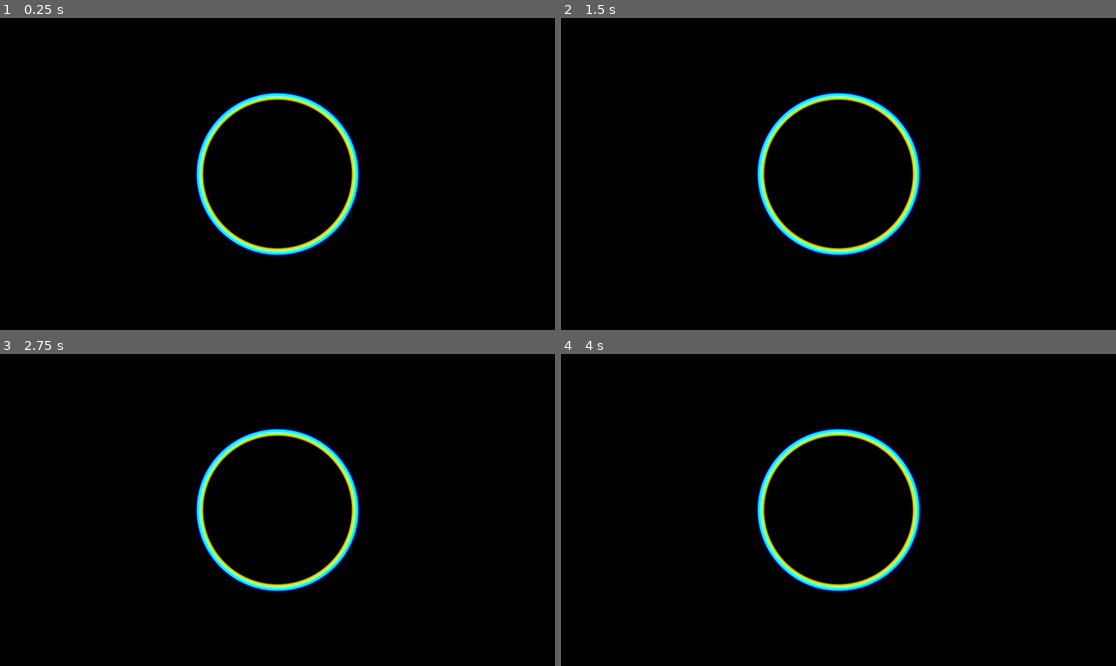
Above: before the commit, frames 1-4 (two rows, left to right).
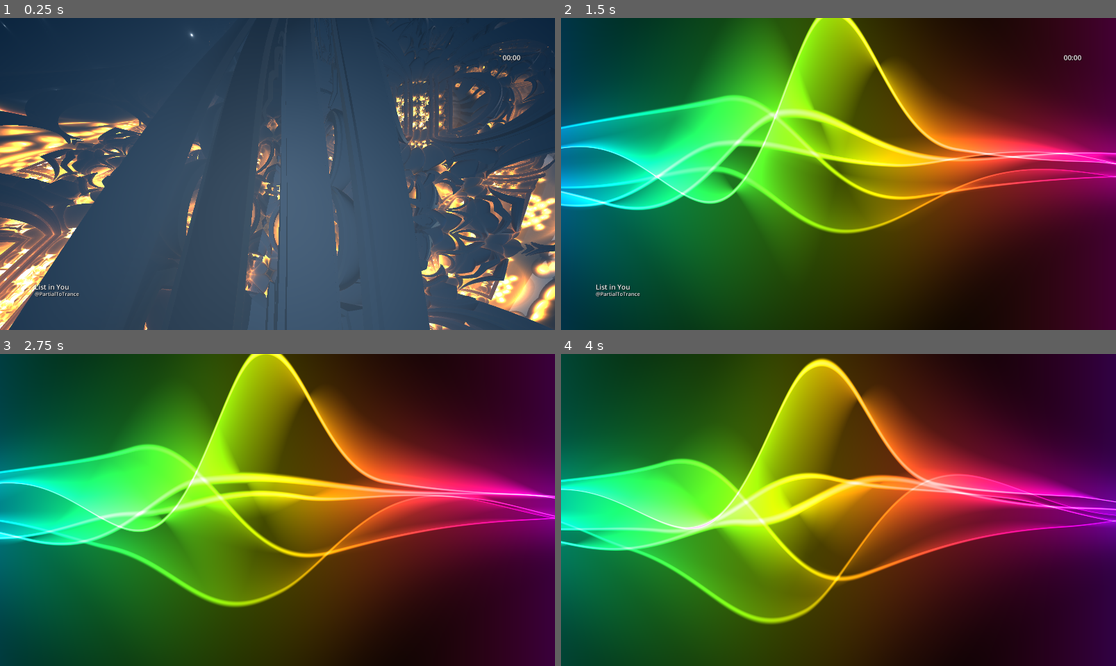
Above: after the commit, the same moments.

Repository: tribloom/audio-shader
Game: Godot game, scene res://scenes/AudioViz.tscn
The game is run twice, just before and just after one commit, with the same random seed, the same clock (stepped at 60 frames per second) and the same inputs. Sound files missing from this copy of the repository are replaced by a short silence.
Inputs (mouse positions are in pixels of both pictures, inside the frame that each line leads up to):
- Up to frame 1 (0.25 s): no input
- Up to frame 2 (1.5 s): tap Enter at 0.5 s; move the mouse to (960, 158) at 0.52 s; hold Right 0.53-1.28 s; tap P at 0.6 s; click (960, 158) at 0.67 s; tap Space at 0.77 s; move the mouse to (727, 189) at 1.27 s; hold S from 1.28 s (still down); tap C at 1.35 s
- Up to frame 3 (2.75 s): tap Space at 1.52 s; move the mouse to (333, 441) at 2.02 s; release S at 2.03 s; hold Right from 2.03 s (still down); tap O at 2.1 s
- Up to frame 4 (4 s): move the mouse to (810, 572) at 2.77 s; tap V at 2.85 s; click (810, 572) at 2.92 s; tap Space at 3.02, 3.77 s; move the mouse to (1005, 556) at 3.52 s; release Right at 3.53 s; hold Left from 3.53 s (still down); tap P at 3.6 s

The runs differ from the first frame. In frame 1, 100% of the frame differs, in the area x 0-100%, y 0-100%; in frame 2, 99%; in frame 3, 99%; in frame 4, 99%.
Error before the commit: Parse Error: Used space character for indentation instead of tab as used before in the file. (res://scripts/Visualizer.gd:297)

Commit message:
fixed spacing

Diff:
--- a/scripts/ExportRenderer.gd
+++ b/scripts/ExportRenderer.gd
@@ -34,27 +34,27 @@
 	var display_driver := DisplayServer.get_name()
 	var rendering_method := ""
 	var adapter := ""
-        var using_dummy_renderer := false
-        if Engine.has_singleton("RenderingServer"):
-                var rendering_server: Object = Engine.get_singleton("RenderingServer")
-                if rendering_server and rendering_server.has_method("get_rendering_method"):
-                        rendering_method = str(rendering_server.call("get_rendering_method"))
+	var using_dummy_renderer := false
+	if Engine.has_singleton("RenderingServer"):
+		var rendering_server: Object = Engine.get_singleton("RenderingServer")
+		if rendering_server and rendering_server.has_method("get_rendering_method"):
+			rendering_method = str(rendering_server.call("get_rendering_method"))
 		if rendering_server and rendering_server.has_method("get_rendering_device"):
 			var device: Object = rendering_server.call("get_rendering_device")
 			if device and device.has_method("get_device_name"):
 				adapter = str(device.call("get_device_name"))
 	if rendering_method == "":
 		rendering_method = str(ProjectSettings.get_setting("rendering/renderer/rendering_method", ""))
-        if rendering_method == "" or rendering_method == "dummy":
-                using_dummy_renderer = true
-        # Godot's headless display driver never emits frame_post_draw, so fall back to
-        # advancing the scene manually in that environment.
-        frame_post_draw_supported = display_driver != "headless"
-        print("[ExportRenderer] Display driver: %s | Rendering method: %s | Adapter: %s" % [display_driver, rendering_method, adapter])
-        if using_dummy_renderer:
-                var msg := "[ExportRenderer] No usable renderer detected (display driver: %s, rendering method: %s). Run without --headless or supply --rendering-driver opengl3 / use the GL Compatibility renderer." % [display_driver, rendering_method]
-                push_error(msg)
-                print(msg)
+	if rendering_method == "" or rendering_method == "dummy":
+		using_dummy_renderer = true
+		# Godot's headless display driver never emits frame_post_draw, so fall back to
+		# advancing the scene manually in that environment.
+	frame_post_draw_supported = display_driver != "headless"
+	print("[ExportRenderer] Display driver: %s | Rendering method: %s | Adapter: %s" % [display_driver, rendering_method, adapter])
+	if using_dummy_renderer:
+		var msg := "[ExportRenderer] No usable renderer detected (display driver: %s, rendering method: %s). Run without --headless or supply --rendering-driver opengl3 / use the GL Compatibility renderer." % [display_driver, rendering_method]
+		push_error(msg)
+		print(msg)
 		quit(1)
 		return
 
@@ -69,14 +69,14 @@
 
 	# Load your scene into the SubViewport
 	var scene_path: String = args.get("scene", "scenes/AudioViz.tscn")
-        root_node = load(scene_path).instantiate()
-        _apply_tracklist_properties(root_node)
-
-        # Force offline mode before the node enters the scene tree so _ready() picks it up.
-        if root_node.has_method("set_offline_mode"):
-                root_node.call("set_offline_mode", true)
-        if root_node.has_method("set_frame_post_draw_supported"):
-                root_node.call("set_frame_post_draw_supported", frame_post_draw_supported)
+	root_node = load(scene_path).instantiate()
+	_apply_tracklist_properties(root_node)
+
+		# Force offline mode before the node enters the scene tree so _ready() picks it up.
+	if root_node.has_method("set_offline_mode"):
+		root_node.call("set_offline_mode", true)
+	if root_node.has_method("set_frame_post_draw_supported"):
+		root_node.call("set_frame_post_draw_supported", frame_post_draw_supported)
 
 	var features_path: String = args.get("features", "")
 	if features_path != "" and root_node.has_method("load_features_csv"):
@@ -87,11 +87,11 @@
 
 	svp.add_child(root_node)
 
-        await root_node.ready
-        if root_node.has_method("set_offline_mode"):
-                root_node.call("set_offline_mode", true)
-        if root_node.has_method("set_frame_post_draw_supported"):
-                root_node.call("set_frame_post_draw_supported", frame_post_draw_supported)
+	await root_node.ready
+	if root_node.has_method("set_offline_mode"):
+		root_node.call("set_offline_mode", true)
+	if root_node.has_method("set_frame_post_draw_supported"):
+		root_node.call("set_frame_post_draw_supported", frame_post_draw_supported)
 	_apply_selected_track_entry()
 
 	# Apply settings that depend on the node being ready.
@@ -170,11 +170,11 @@
 	return img
 
 func _await_render_sync() -> void:
-        if frame_post_draw_supported and Engine.has_singleton("RenderingServer") and RenderingServer.has_signal("frame_post_draw"):
-                await RenderingServer.frame_post_draw
-                return
-        # Fallback: advance one more frame so textures become available (headless mode)
-        await self.process_frame
+	if frame_post_draw_supported and Engine.has_singleton("RenderingServer") and RenderingServer.has_signal("frame_post_draw"):
+		await RenderingServer.frame_post_draw
+		return
+		# Fallback: advance one more frame so textures become available (headless mode)
+	await self.process_frame
 
 func _parse_args() -> void:
 	var raw := OS.get_cmdline_args()
--- a/scripts/Visualizer.gd
+++ b/scripts/Visualizer.gd
@@ -295,20 +295,20 @@
 				mat.set_shader_parameter(k, v)
 
 func set_offline_mode(enable: bool) -> void:
-        _offline_mode = enable
-        if enable:
-                started = true
-                if player:
+	_offline_mode = enable
+	if enable:
+		started = true
+		if player:
 			player.stop()
 			analyzer = null
 			capture = null
 			_offline_last_index = 0
 			_offline_frame_map.clear()
 	else:
-                _offline_playhead = 0.0
+		_offline_playhead = 0.0
 
 func set_frame_post_draw_supported(enable: bool) -> void:
-        _frame_post_draw_supported = enable
+	_frame_post_draw_supported = enable
 
 func set_aspect(aspect: float) -> void:
 	if aspect <= 0.0:
